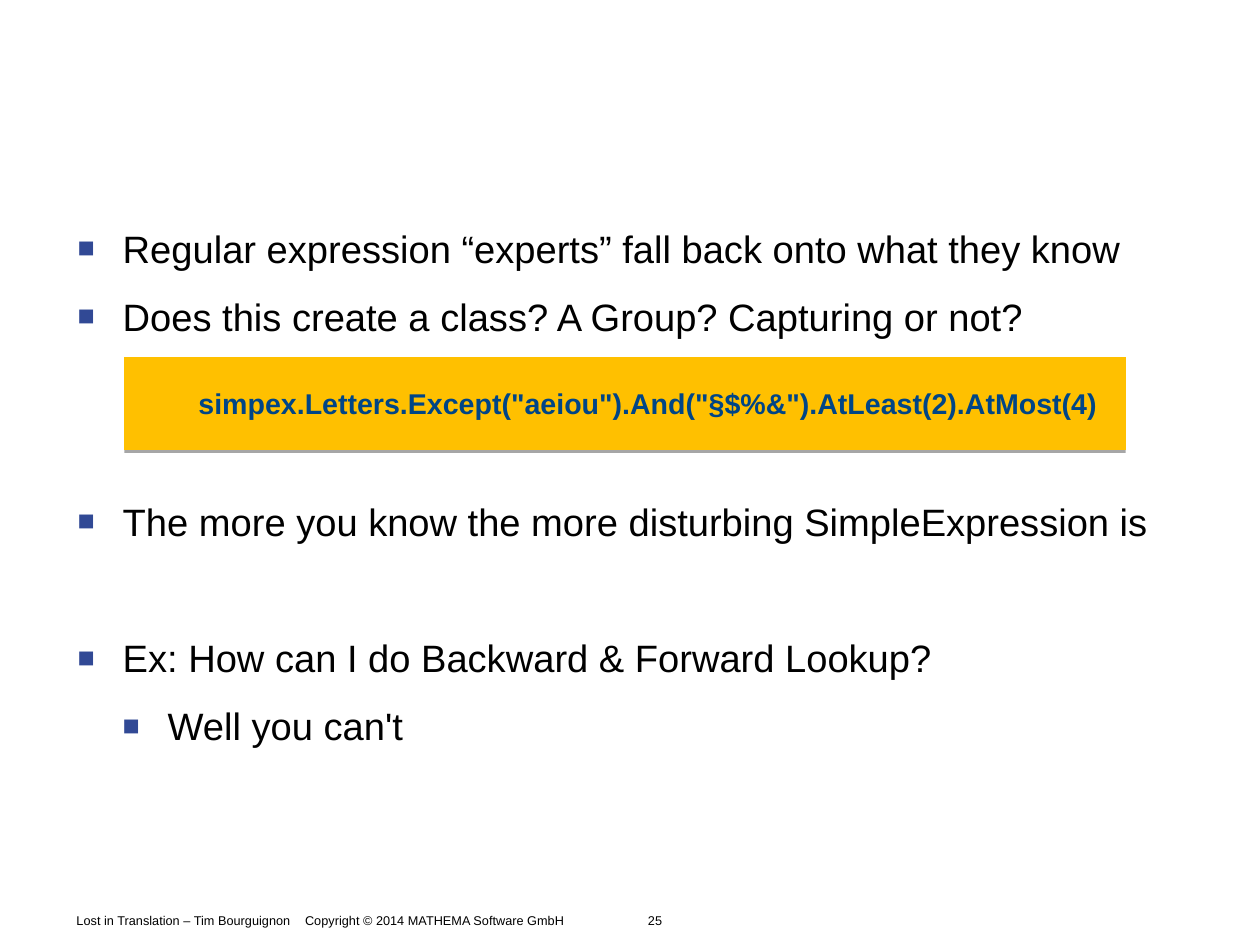
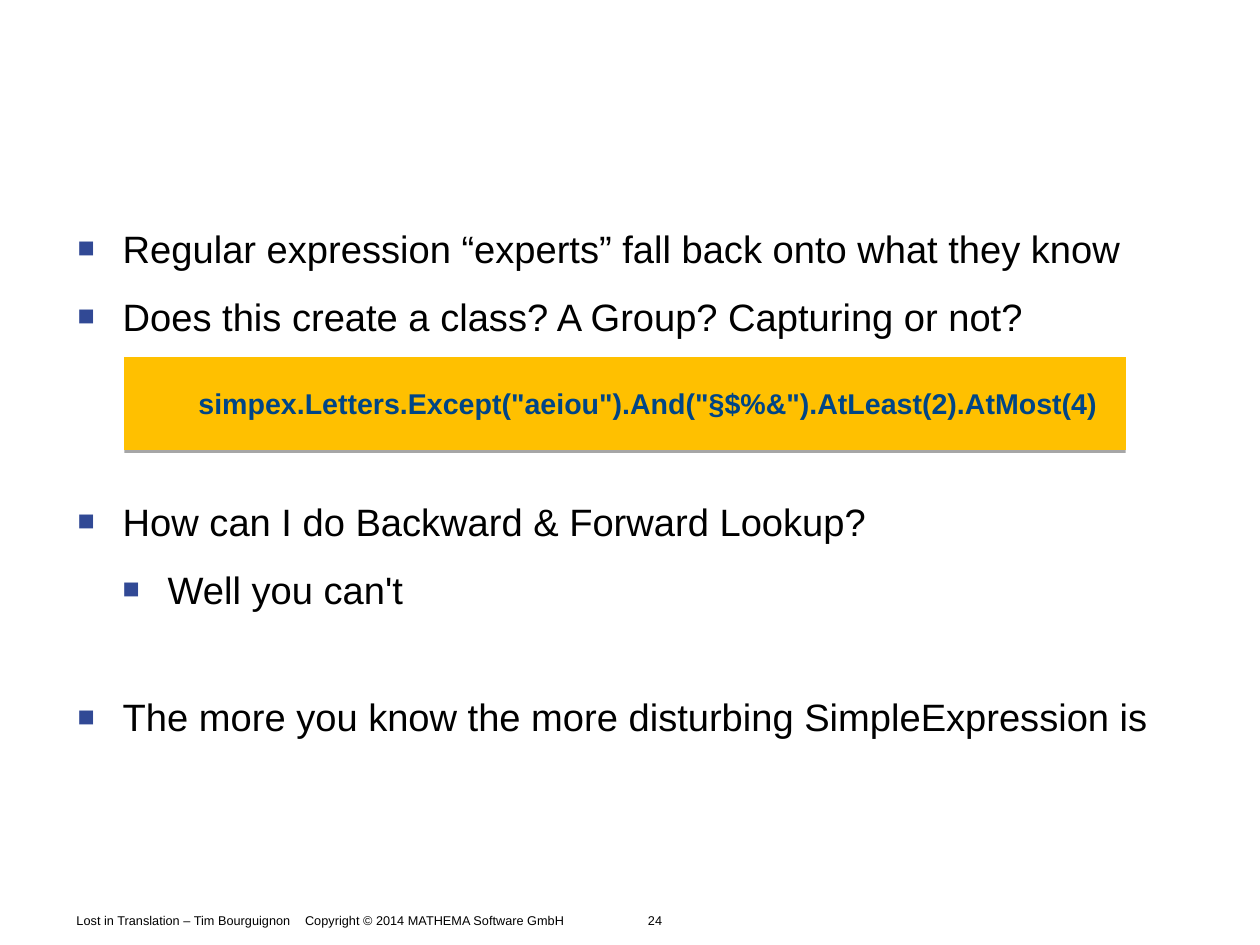
Before and after one commit to Timothep/Talk.LostInTranslation, a slide deck: slide 24 of LostInTranslation.odp (slide 25 before the commit). Drawn at 1260x945 pixels with LibreOffice and Linux fonts; fonts in the diff are those of the drawing; background and template pictures are left out. Boxes give left, top, right and bottom in pixels: in the first picture for what was removed or moved away, otherwise in the second. Text is boxed around its words. In the diff, an @@ line names an element or a change of style, - is before the commit and + after.

```diff
--- a/LostInTranslation.odp
+++ b/LostInTranslation.odp
@@ text at box(123, 508, 866, 612): paragraphs added @@
+■ How can I do Backward & Forward Lookup?
+  ■ Well you can't
@@ text at box(123, 644, 931, 748): paragraphs removed @@
-■ Ex: How can I do Backward & Forward Lookup?
-  ■ Well you can't
@@ text at box(76, 915, 662, 928): text changed @@
-Lost in Translation – Tim Bourguignon Copyright © 2014 MATHEMA Software GmbH 25
+Lost in Translation – Tim Bourguignon Copyright © 2014 MATHEMA Software GmbH 24
```
Also in this commit, not shown: 9 other slides changed, 1 slide removed, 4 other files.
